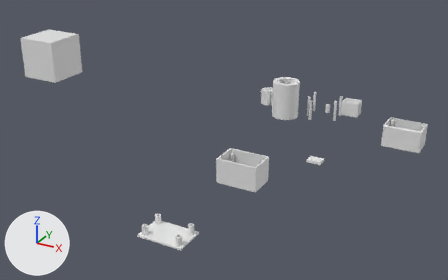
The Blender file czujnik/podelkoczujnik.blend: old version first, new version second.
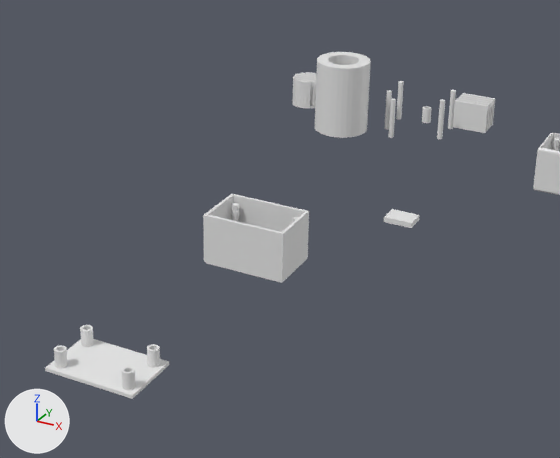
Each version appears first whole from a camera (50 mm lens) standing at (220.0, -515.0, 261.0) and looking at (-49.0, -26.0, 16.0), and next in a close-up on the part from 26% to 88% of the width and 18% to 100% of the height. Lighting does not change. The marker at lower left points along +X, +Y and +Z.
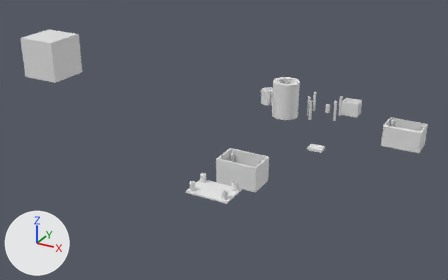
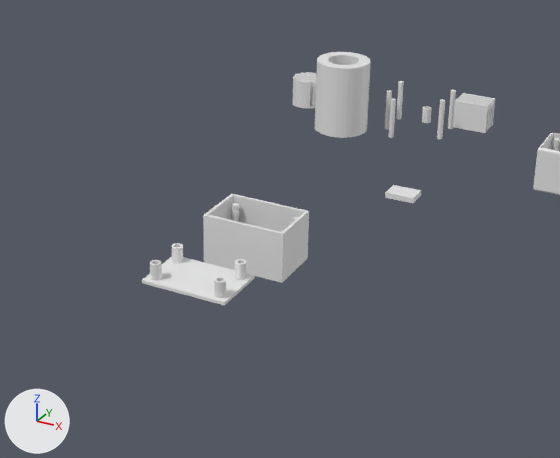
Boxes [x1, y1, x2, y2] around the edits, measured in the close-ups (560 x 458 px):
'Cube', moved: before [45, 325, 169, 399]; after [142, 243, 255, 306]
'Cube.005', moved: before [384, 209, 420, 228]; after [385, 185, 421, 203]

Patch to the scene script:
```diff
--- a/czujnik/podelkoczujnik.blend.py
+++ b/czujnik/podelkoczujnik.blend.py
@@ ob_cube_005 @@
 ob_cube_005 = bpy.data.objects.new('Cube.005', me_cube_005)
-ob_cube_005.location = (38.4, -5.4, -0.9)
+ob_cube_005.location = (38.4, -5.4, 11.9)
@@ ob_cube @@
 ob_cube = bpy.data.objects.new('Cube', me_cube)
-ob_cube.location = (-20.5, -168.1, 0.0)
+ob_cube.location = (-16.1, -103.6, 9.6)
```
